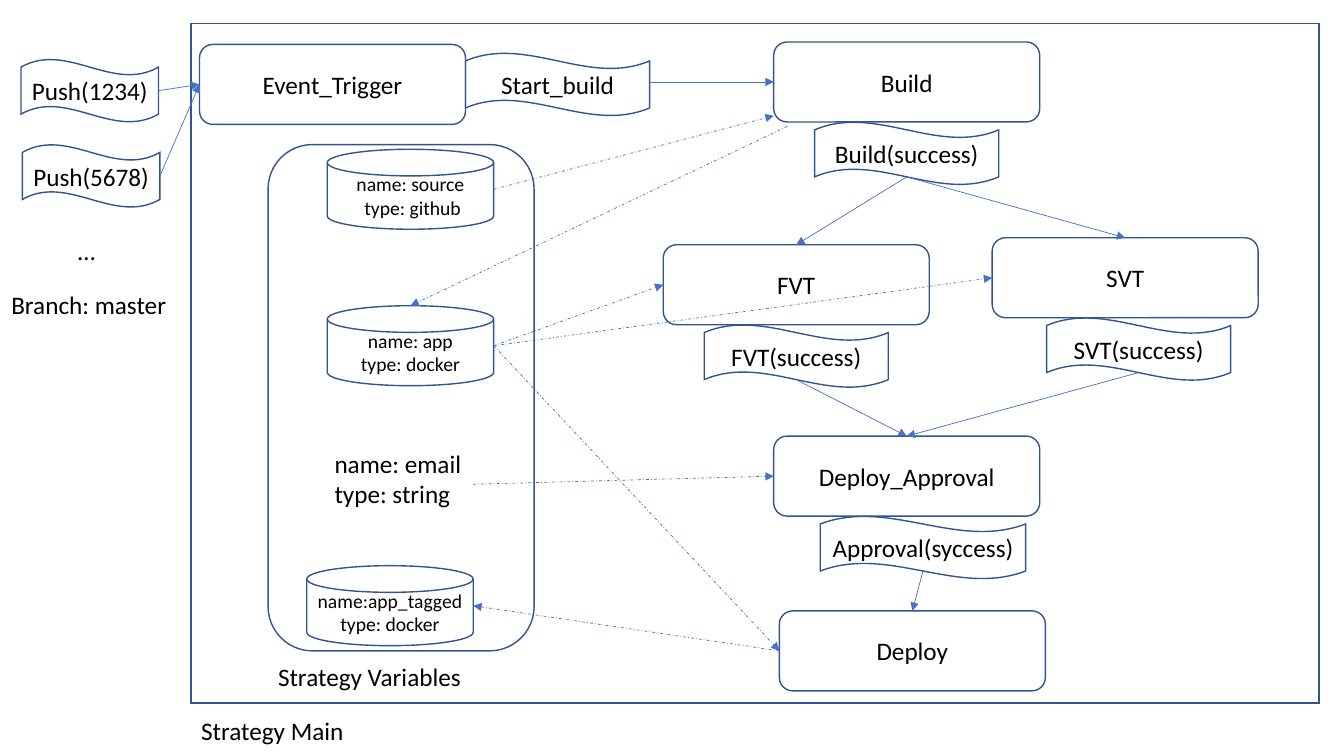
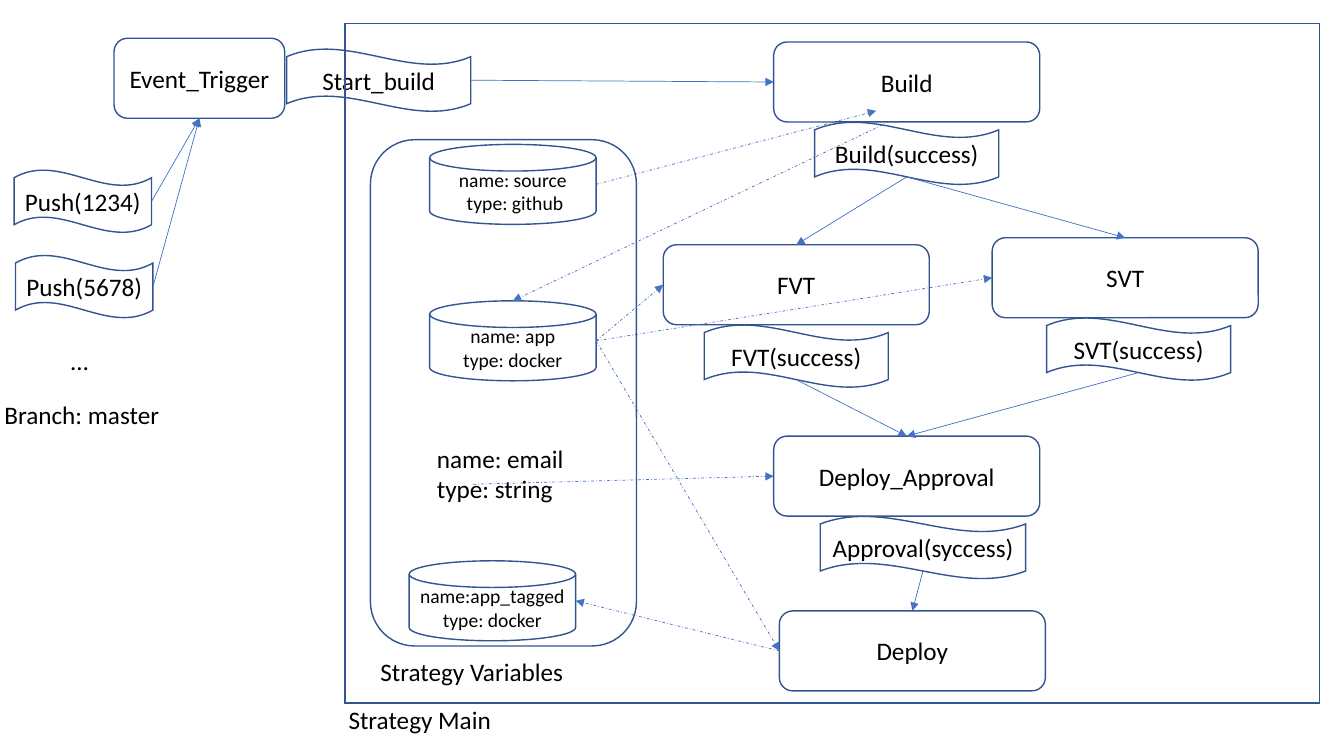
Before and after one commit to mchenggit/kabanero-event, a slide deck: slide 9 of architecture/KabaneroEvent.pptx. Drawn at 1344x756 pixels with LibreOffice and Linux fonts; fonts in the diff are those of the drawing. Boxes give left, top, right and bottom in pixels: in the first picture for what was removed or moved away, otherwise in the second. Text is boxed around its words. In the diff, an @@ line names an element or a change of style, - is before the commit and + after.

```diff
--- a/architecture/KabaneroEvent.pptx
+++ b/architecture/KabaneroEvent.pptx
@@ rectangle resized from (x1=192, y1=23, x2=1320, y2=703) to (x1=345, y1=23, x2=1319, y2=703) @@
@@ rounded rectangle "Event_Trigger" resized from (x1=200, y1=44, x2=466, y2=124) to (x1=114, y1=38, x2=284, y2=118) @@
@@ wave "Start_build" moved from (x1=466, y1=53, x2=650, y2=116) to (x1=286, y1=48, x2=471, y2=111) @@
@@ arrow moved from (650, 82) - (774, 82) to (471, 81) - (774, 82) @@
@@ arrow moved from (158, 91) - (200, 85) to (151, 202) - (200, 118) @@
@@ arrow moved from (160, 176) - (200, 85) to (153, 286) - (200, 118) @@
@@ 3 cylinders, 1 text, 1 arrow moved together from (x1=307, y1=116, x2=774, y2=645) to (x1=409, y1=111, x2=876, y2=640) @@
@@ 1 text, 1 rounded rectangle, 1 arrow moved together from (x1=268, y1=126, x2=787, y2=691) to (x1=371, y1=122, x2=890, y2=686) @@
@@ arrow moved from (494, 346) - (992, 278) to (596, 341) - (992, 278) @@
@@ arrow moved from (494, 346) - (663, 285) to (596, 341) - (663, 285) @@
@@ text "…" moved from (x1=68, y1=230, x2=106, y2=270) to (x1=60, y1=341, x2=99, y2=381) @@
@@ arrow moved from (494, 346) - (779, 651) to (596, 341) - (779, 651) @@
@@ 2 waves, 1 text moved together from (x1=11, y1=59, x2=166, y2=315) to (x1=4, y1=170, x2=159, y2=425) @@
@@ arrow moved from (779, 651) - (474, 606) to (779, 651) - (576, 601) @@
@@ text "Strategy Main" moved from (x1=201, y1=722, x2=344, y2=745) to (x1=349, y1=711, x2=491, y2=734) @@
```
Also in this commit, not shown: 6 other slides changed, 1 slide added, 7 other files.
